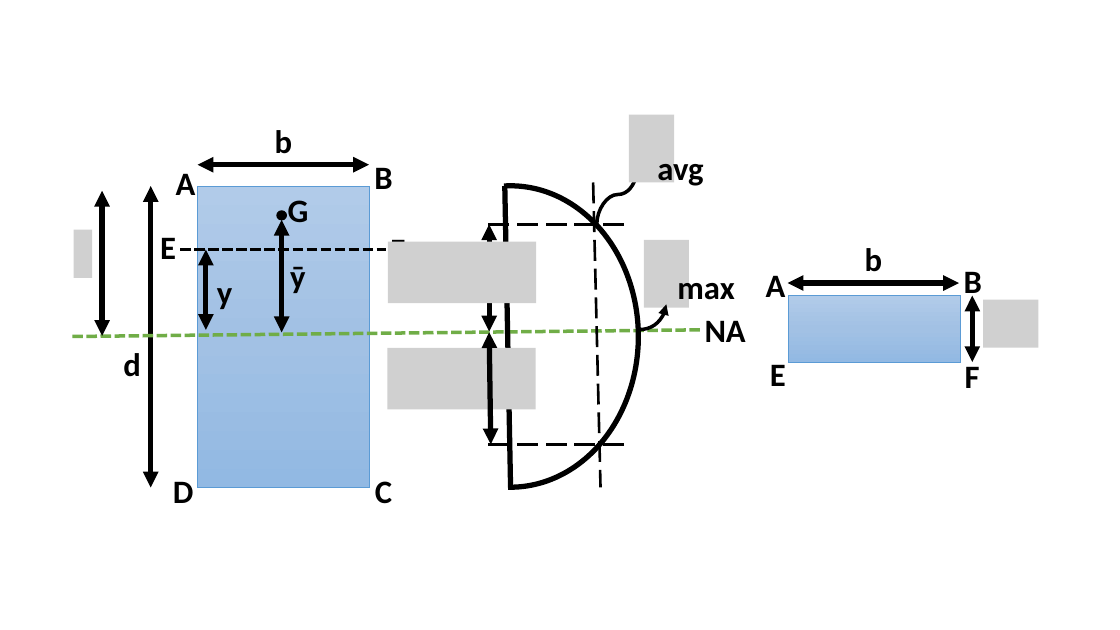
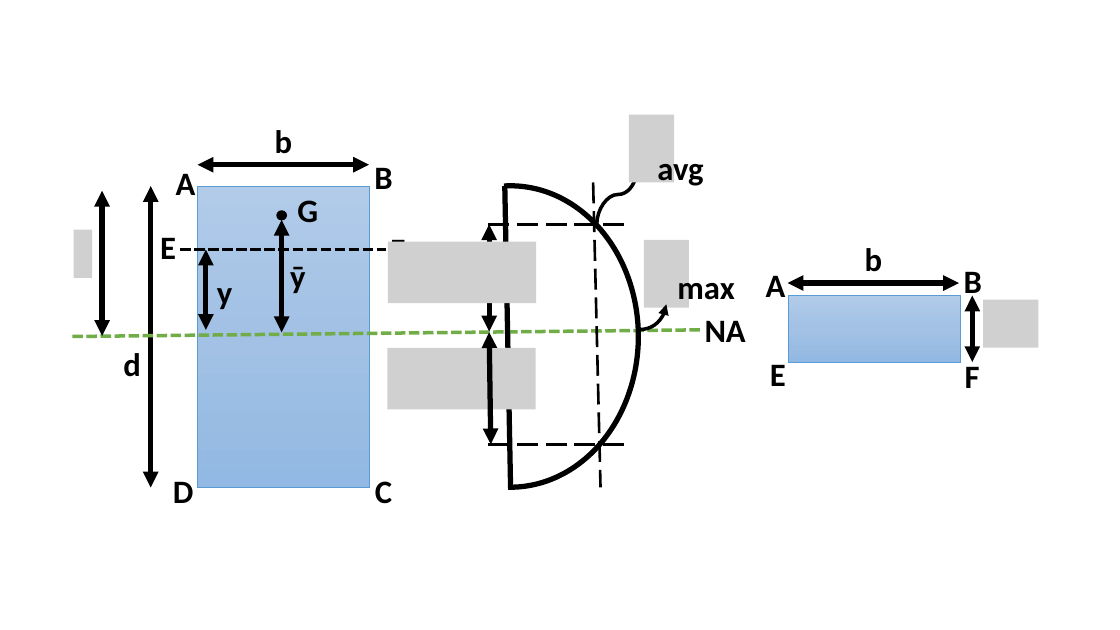
Before and after one commit to Kulasekaran-148/LATEX-Shortnotes-GATE, a slide deck: slide 30 of STRENGTH OF MATERIALS SHORTNOTES/SOM Revision.pptx. Drawn at 1120x630 pixels with LibreOffice and Linux fonts; fonts in the diff are those of the drawing; grey boxes stand for pictures. Boxes give left, top, right and bottom in pixels: in the first picture for what was removed or moved away, otherwise in the second. Text is boxed around its words. In the diff, an @@ line names an element or a change of style, - is before the commit and + after.

```diff
--- a/STRENGTH OF MATERIALS SHORTNOTES/SOM Revision.pptx
+++ b/STRENGTH OF MATERIALS SHORTNOTES/SOM Revision.pptx
@@ text "G": place and size @@
-text "G" at bbox=[288, 200, 309, 223]
+text "G" at bbox=[297, 200, 318, 223]
```
Also in this commit, not shown: 2 slides added, 4 other files.
